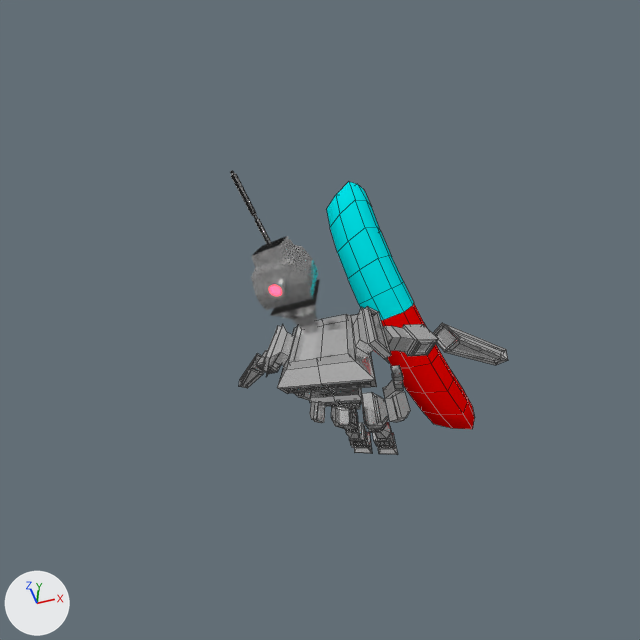
A saved change to the Blender file Assets/Models/EnemyCG.blend.
The view is the same before and after, from the file's camera 'Camera'. The lights are fixed; the arrows at lower left show +X, +Y and +Z. Mesh edges are drawn as thin lines on the coarser meshes.

The first picture shows 'Arms', 'Body', 'Cube.003', 'NormalHead'.
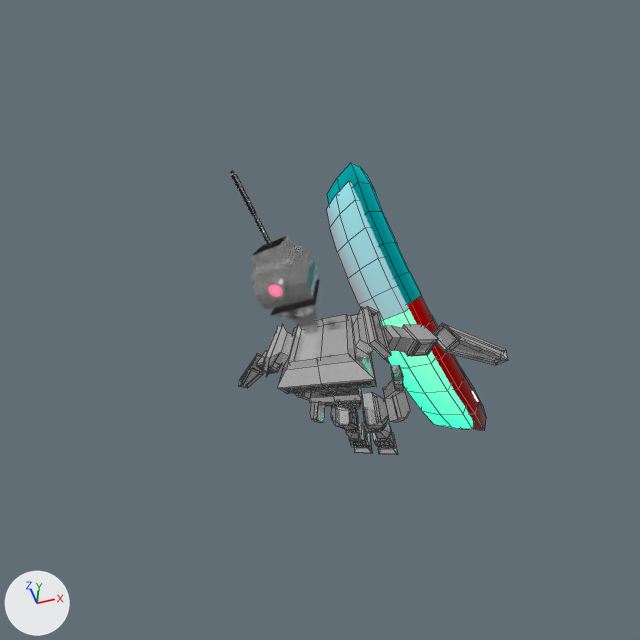
Boxes (x1, y1, x2, y2) around the edits, measured in the pictures (640 x 640 px):
```json
{"object": "Cube.003", "change": "recoloured, surface changed", "before": [327, 182, 475, 429], "after": [327, 182, 475, 429]}
{"object": "Cube.001", "change": "added", "after": [327, 163, 486, 431], "faces in mat_health_002 (cyan #00e2e7)": [327, 163, 421, 304], "faces in mat_material_002 (red #e70200)": [407, 295, 486, 431]}
```

Edits to the scene script, one JSON object a line:
```json
{"op": "add", "block": "mat_health", "code": "mat_health.emission_strength = 1.0"}
{"op": "add", "block": "mat_health", "code": "mat_health.emission_color = (0.296, 0.0, 0.00809)  # red #940016"}
{"op": "set", "path": "mat_material_001.metallic", "old": "0.0", "new": "1.0"}
{"op": "add", "block": "mat_material_001", "code": "mat_material_001.emission_color = (0.0, 1.0, 0.625)  # cyan #00ffcf"}
{"op": "add", "block": "mat_material_001", "code": "mat_material_001.emission_strength = 1.0"}
{"op": "add", "block": "mat_material_002", "code": ["mat_material_002 = principled_material('Material.002')", "mat_material_002.base_color = (0.8, 0.00054, 0.0)  # red #e70200", "mat_material_002.metallic = 1.0", "mat_material_002.roughness = 0.0", "mat_material_002.specular_ior_level = 0.0"]}
{"op": "add", "block": "mat_health_002", "code": ["mat_health_002 = principled_material('Health.002')", "mat_health_002.base_color = (0.0, 0.759, 0.8)  # cyan #00e2e7", "mat_health_002.metallic = 1.0", "mat_health_002.roughness = 1.0", "mat_health_002.specular_ior_level = 1.0"]}
{"op": "add", "block": "me_cube_007", "code": ["me_cube_007 = bpy.data.meshes.new('Cube.007')", "me_cube_007.from_pydata(...)  # 90 vertices, 88 faces; spans x -6.08..7.22, y -1.0..1.0, z -1.53..1.57", "me_cube_007.polygons.foreach_set('use_smooth', [True] * 88)", "# faces by material slot: [44, 44]", "me_cube_007.materials.append(mat_health_002)  # cyan #00e2e7", "me_cube_007.materials.append(mat_material_002)  # red #e70200"]}
{"op": "add", "block": "ob_cube_001", "code": ["ob_cube_001 = bpy.data.objects.new('Cube.001', me_cube_007)", "ob_cube_001.location = (0.55, 0.96, 0.81)", "ob_cube_001.rotation_euler = (-0.838, -0.91, 1.979)  # degrees (-48, -52, 113)", "ob_cube_001.scale = (0.223, 0.223, 0.223)"]}
```
